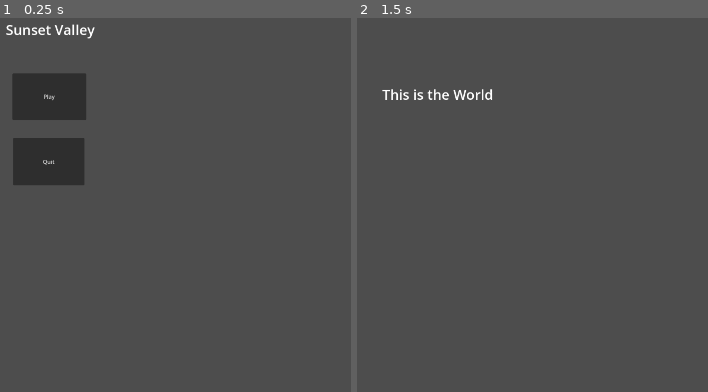
Above: before the commit, frames 1-2 (left to right).
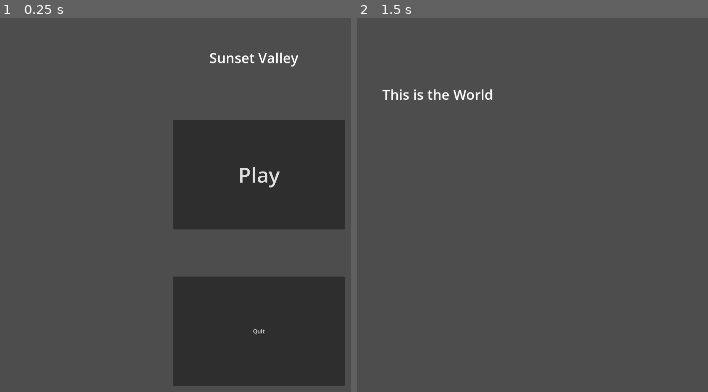
Above: after the commit, the same moments.

Repository: CollinSumrell/Sunset-Valley
Game: Godot game, scene res://main.tscn
Same seed, same stepped clock (60 frames per second), same inputs: the game is played once before the commit and once after it.
Inputs:
- Up to frame 1 (0.25 s): no input
- Up to frame 2 (1.5 s): click "Play" at 0.5 s; tap Enter at 1.25 s

The runs differ from the first frame. In frame 1, 34% of the frame differs, in the area x 1-99%, y 1-99%; in frame 2, nothing differs.

Commit message:
Update main.tscn

Diff:
--- a/main.tscn
+++ b/main.tscn
@@ -6,24 +6,25 @@
 script = ExtResource("1_yrkk7")
 
 [node name="Quit" type="Button" parent="."]
-offset_left = 427.0
-offset_top = 453.0
-offset_right = 633.0
-offset_bottom = 590.0
+offset_left = 889.0
+offset_top = 853.0
+offset_right = 1384.0
+offset_bottom = 1169.0
 text = "Quit"
 
 [node name="Play" type="Button" parent="."]
-offset_left = 425.0
-offset_top = 267.0
-offset_right = 638.0
-offset_bottom = 401.0
+offset_left = 889.0
+offset_top = 401.0
+offset_right = 1384.0
+offset_bottom = 717.0
+theme_override_font_sizes/font_size = 60
 text = "Play"
 
 [node name="Label" type="Label" parent="."]
-offset_left = 406.0
-offset_top = 113.0
-offset_right = 660.0
-offset_bottom = 168.0
+offset_left = 993.0
+offset_top = 194.0
+offset_right = 1247.0
+offset_bottom = 249.0
 theme_override_font_sizes/font_size = 40
 text = "Sunset Valley
 "
